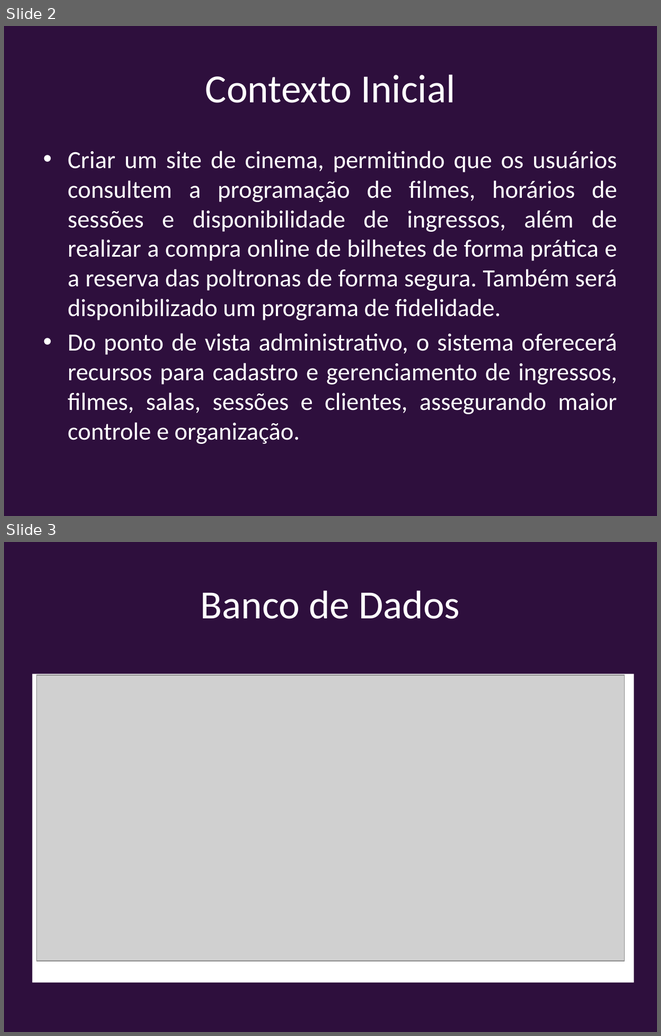
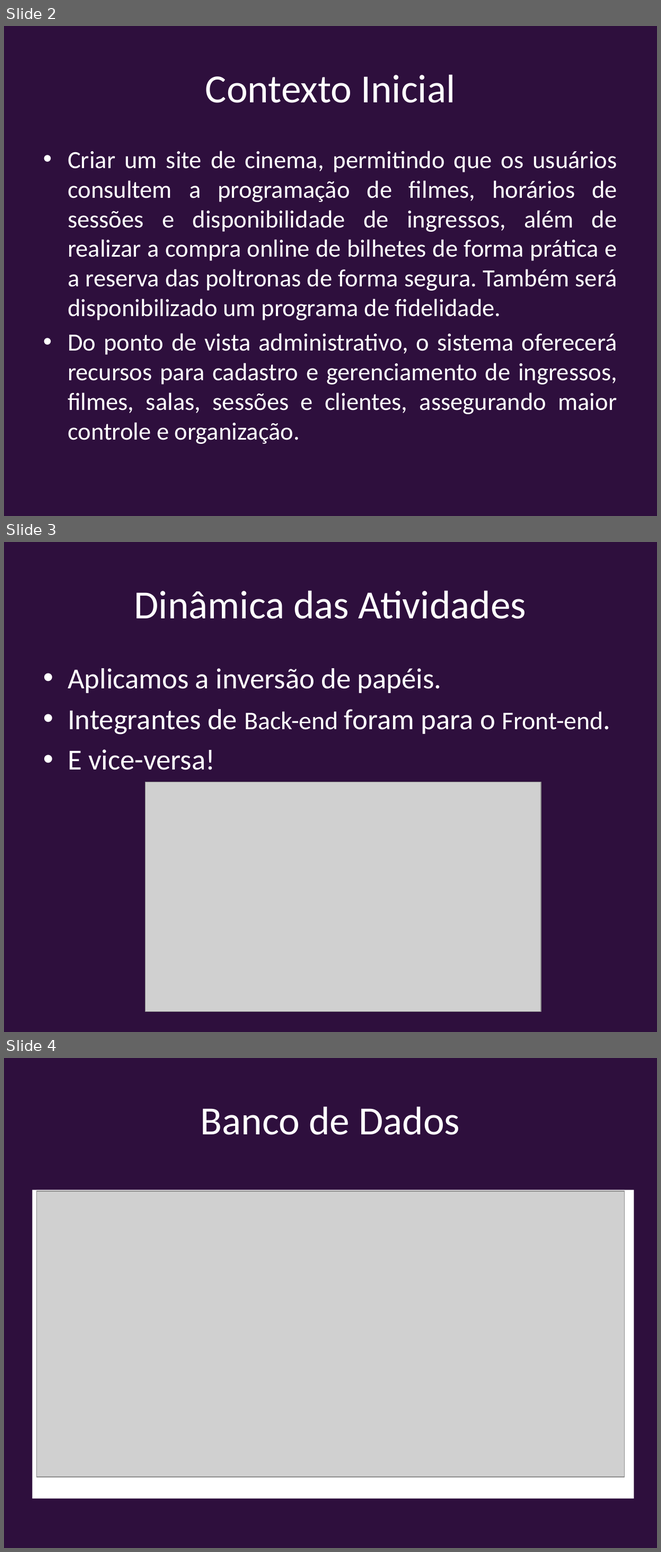
Before and after one commit to MarcDevGuy127/cinema, a slide deck: Slides.pptx. Shown one above the other, each under a label of ours: slides 2 and 3 before the commit, slides 2, 3 and 4 after it. The pictures are 661x1036 and 661x1552 pixels, drawn with LibreOffice and Linux fonts; fonts in the diff are those of the drawing; grey boxes stand for pictures. Boxes give left, top, right and bottom in pixels: in the first picture for what was removed or moved away, otherwise in the second. Text is boxed around its words. In the diff, an @@ line names an element or a change of style, - is before the commit and + after.

```diff
--- a/Slides.pptx
+++ b/Slides.pptx
@@ slide 3 added at [4, 542, 657, 1032], background #2E0F3D @@
@@ title added at [134, 590, 526, 619], 44 pt, text #FFFFFF @@
+Dinâmica das Atividades
@@ text added at [68, 668, 603, 770], 32 pt, text #FFFFFF @@
+• Aplicamos a inversão de papéis.
+• Integrantes de Back-end foram para o Front-end.
+• E vice-versa!
@@ picture added at [146, 782, 541, 1012] @@
@@ what was slide 3 is now slide 4 @@
```
Also in this commit, not shown: 2 slides changed, 6 other slides added, 1 slide removed.
